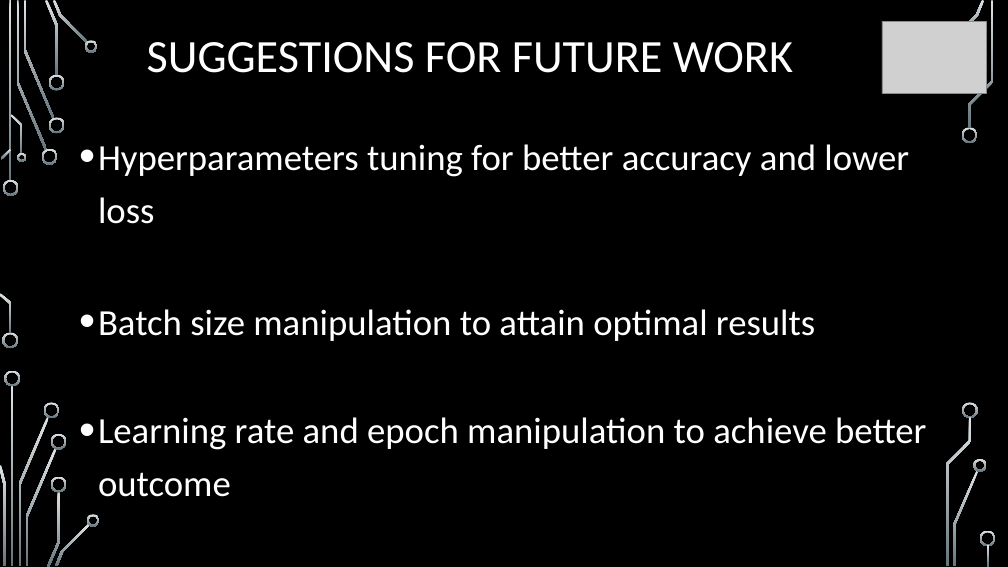
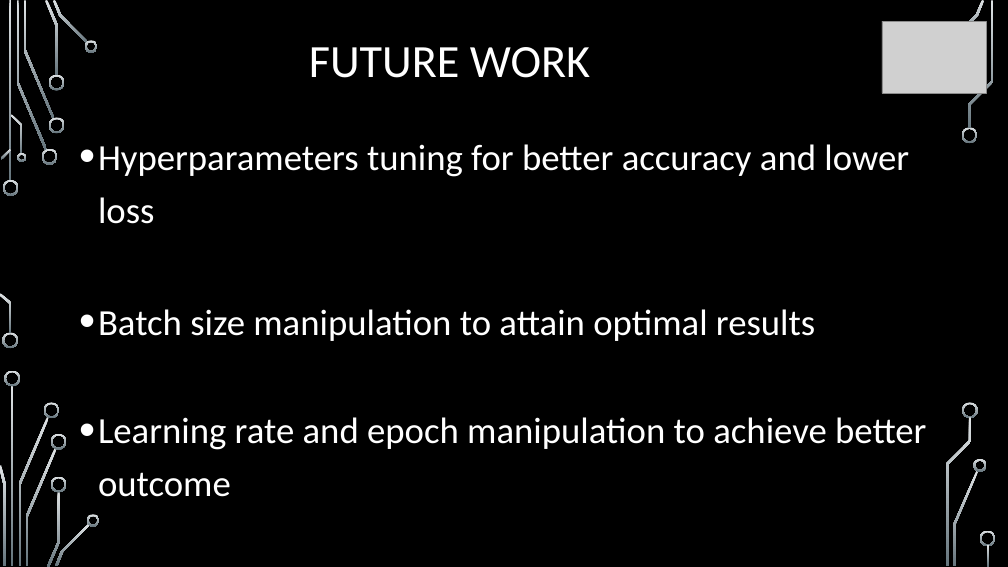
Before and after one commit to Group5FinalProject/Cancer_Champions, a slide deck: slide 17 of Cancer_Champions_PPT.pptx (slide 18 before the commit). Drawn at 1008x567 pixels with LibreOffice and Linux fonts; fonts in the diff are those of the drawing; grey boxes stand for pictures; background and template pictures are left out. Boxes give left, top, right and bottom in pixels: in the first picture for what was removed or moved away, otherwise in the second. Text is boxed around its words. In the diff, an @@ line names an element or a change of style, - is before the commit and + after.

```diff
--- a/Cancer_Champions_PPT.pptx
+++ b/Cancer_Champions_PPT.pptx
@@ title at <box>309,47,590,78</box>: text changed @@
-SUGGESTIONS FOR FUTURE WORK
+FUTURE WORK
```
Also in this commit, not shown: 9 other slides changed, 1 slide added, 2 slides removed.
